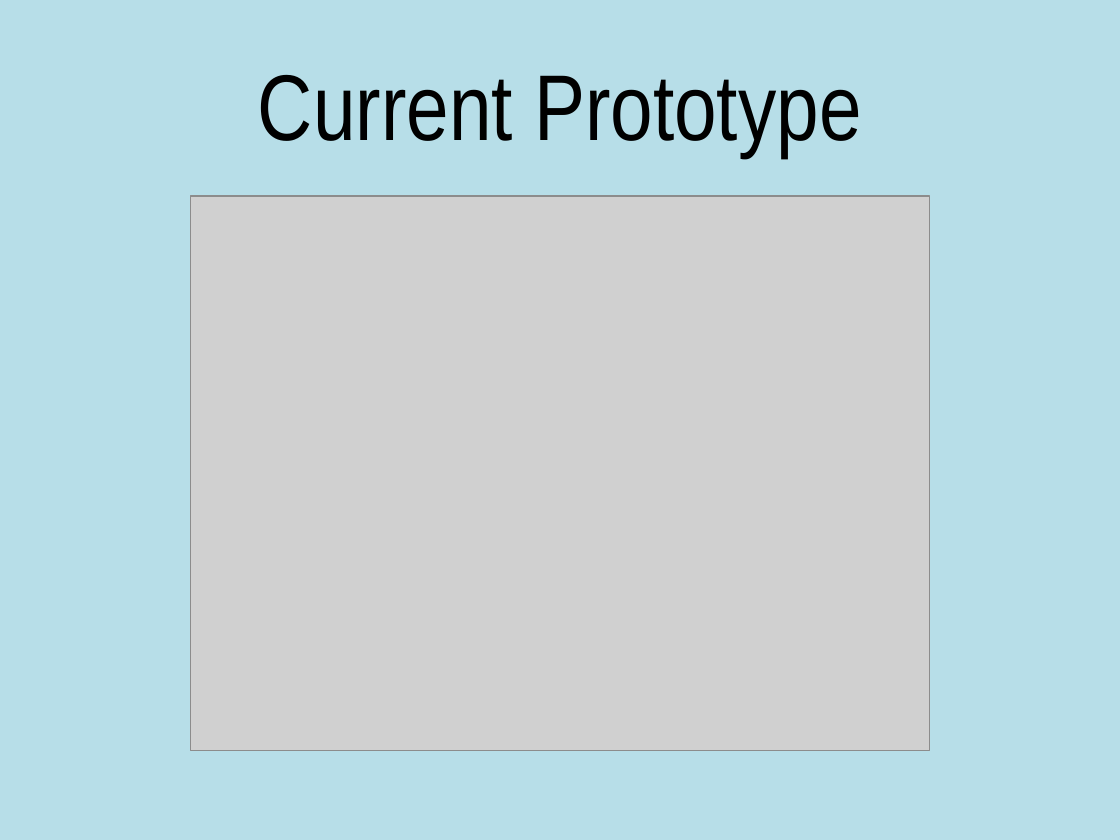
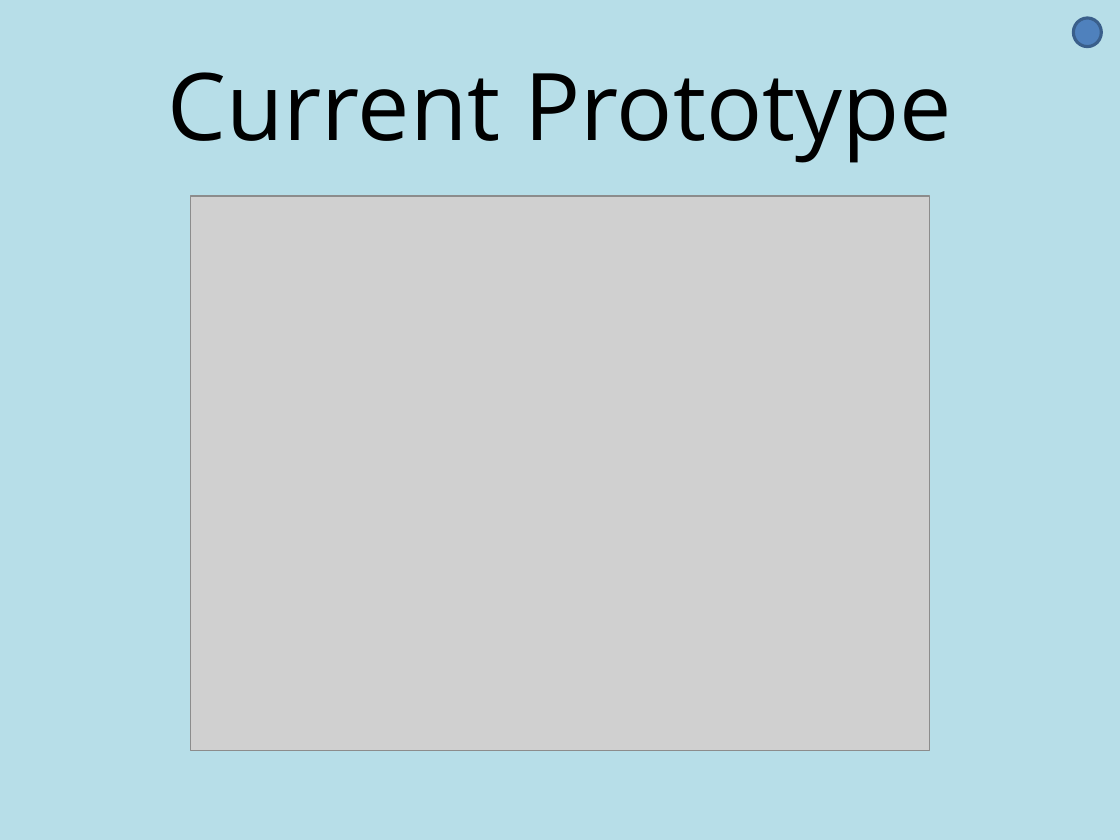
Before and after one commit to mdiamond14/Aperio, a slide deck: slide 4 of Presentation/final presentation v2.pptx. Drawn at 1120x840 pixels with LibreOffice and Linux fonts; fonts in the diff are those of the drawing; grey boxes stand for pictures. Boxes give left, top, right and bottom in pixels: in the first picture for what was removed or moved away, otherwise in the second. Text is boxed around its words. In the diff, an @@ line names an element or a change of style, - is before the commit and + after.

```diff
--- a/Presentation/final presentation v2.pptx
+++ b/Presentation/final presentation v2.pptx
@@ ellipse added at box(1073, 18, 1101, 47), fill #4F81BD, outline #3A5F8C 2 pt @@
@@ title "Current Prototype" at box(167, 72, 953, 163): font Arial Narrow to Open Sans @@
```
Also in this commit, not shown: 8 other slides changed, 1 slide added, 1 slide removed, 3 other files.
